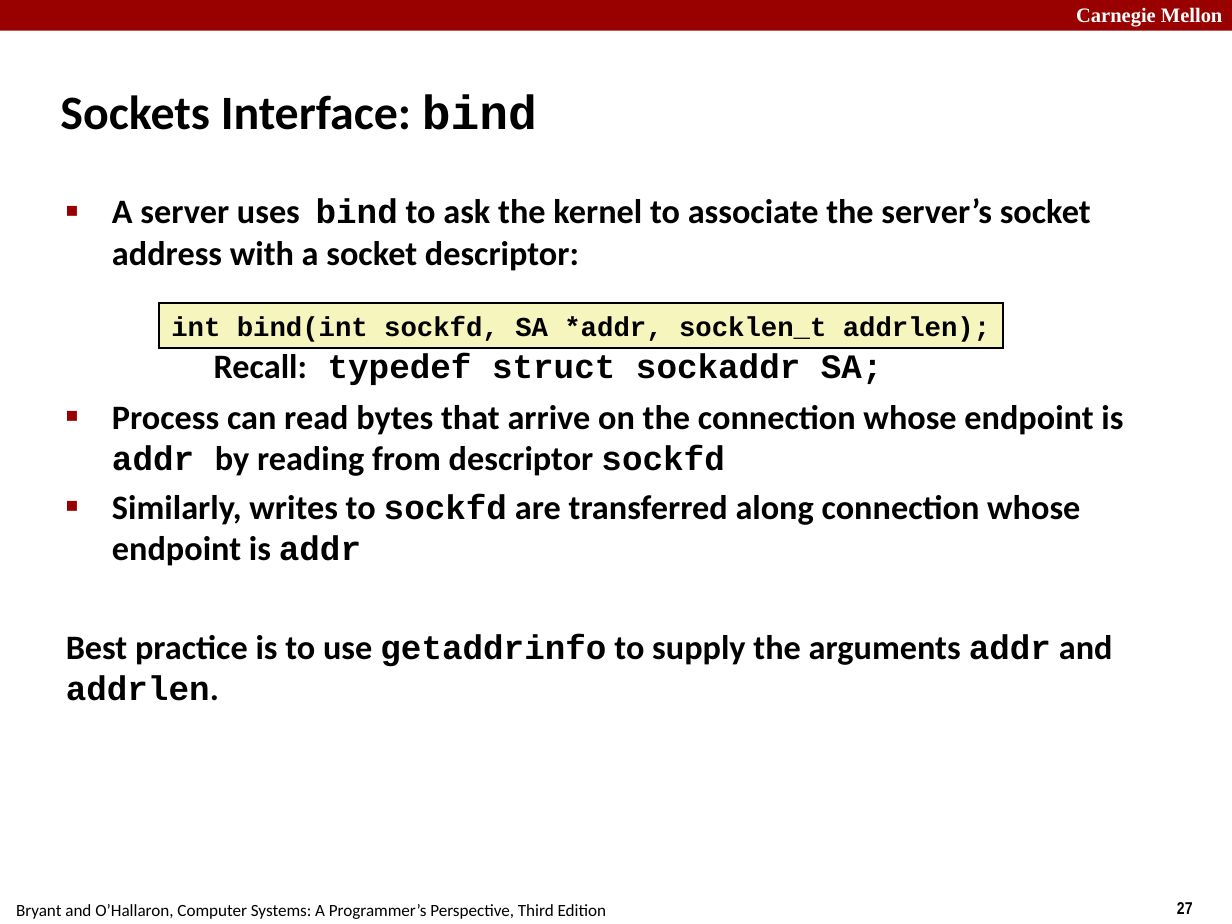
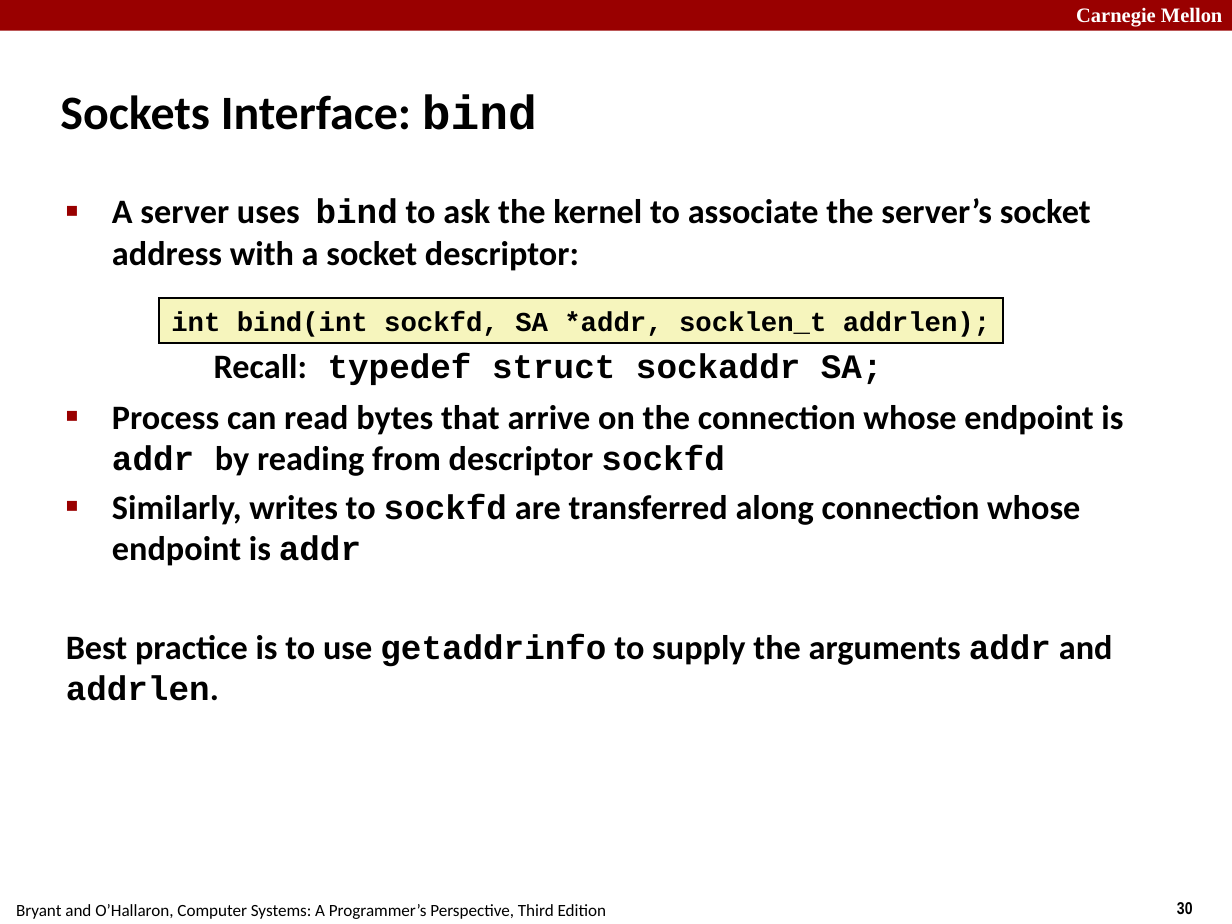
Before and after one commit to diku-compSys/compSys-e2021-pub, a slide deck: slide 30 of lectures/211101_network_programming/slides.odp (slide 27 before the commit). Drawn at 1232x924 pixels with LibreOffice and Linux fonts; fonts in the diff are those of the drawing. Boxes give left, top, right and bottom in pixels: in the first picture for what was removed or moved away, otherwise in the second. Text is boxed around its words. In the diff, an @@ line names an element or a change of style, - is before the commit and + after.

```diff
--- a/lectures/211101_network_programming/slides.odp
+++ b/lectures/211101_network_programming/slides.odp
@@ rectangle "int bind(int sockfd, SA *addr, ...": place and size @@
-rectangle "int bind(int sockfd, SA *addr, ..." at (159, 303, 1003, 349)
+rectangle "int bind(int sockfd, SA *addr, ..." at (159, 298, 1003, 344)
@@ page number at (1177, 902, 1193, 914): text changed @@
-27
+30
```
Also in this commit, not shown: 3 slides added, 2 other files.
